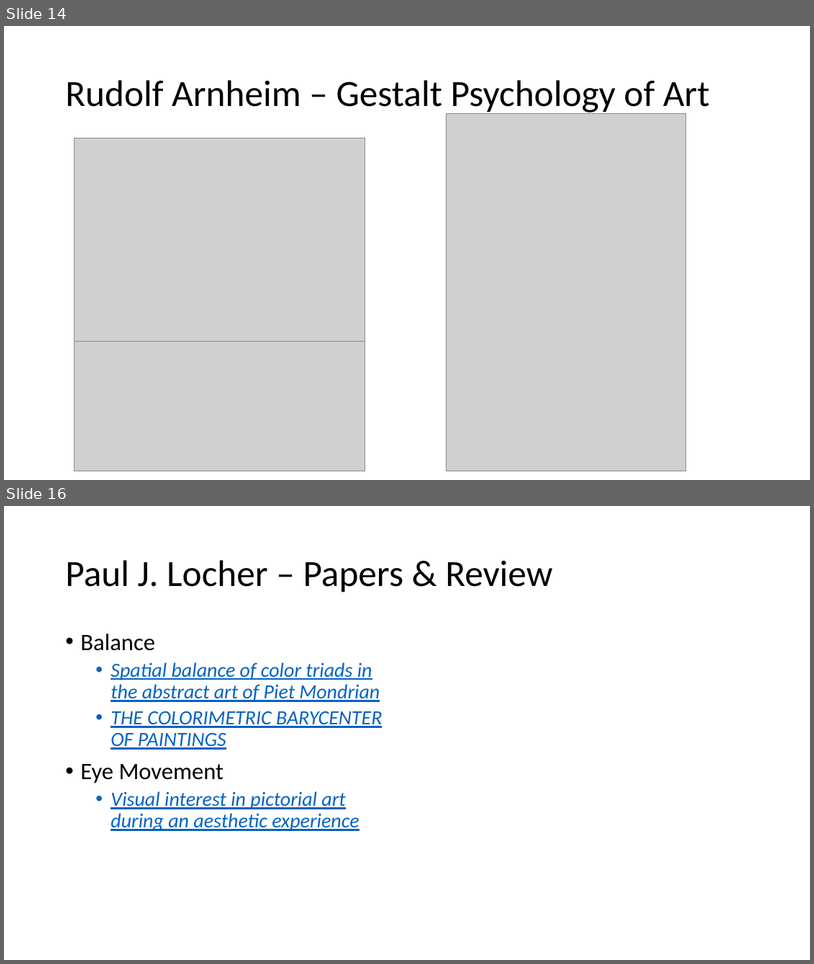
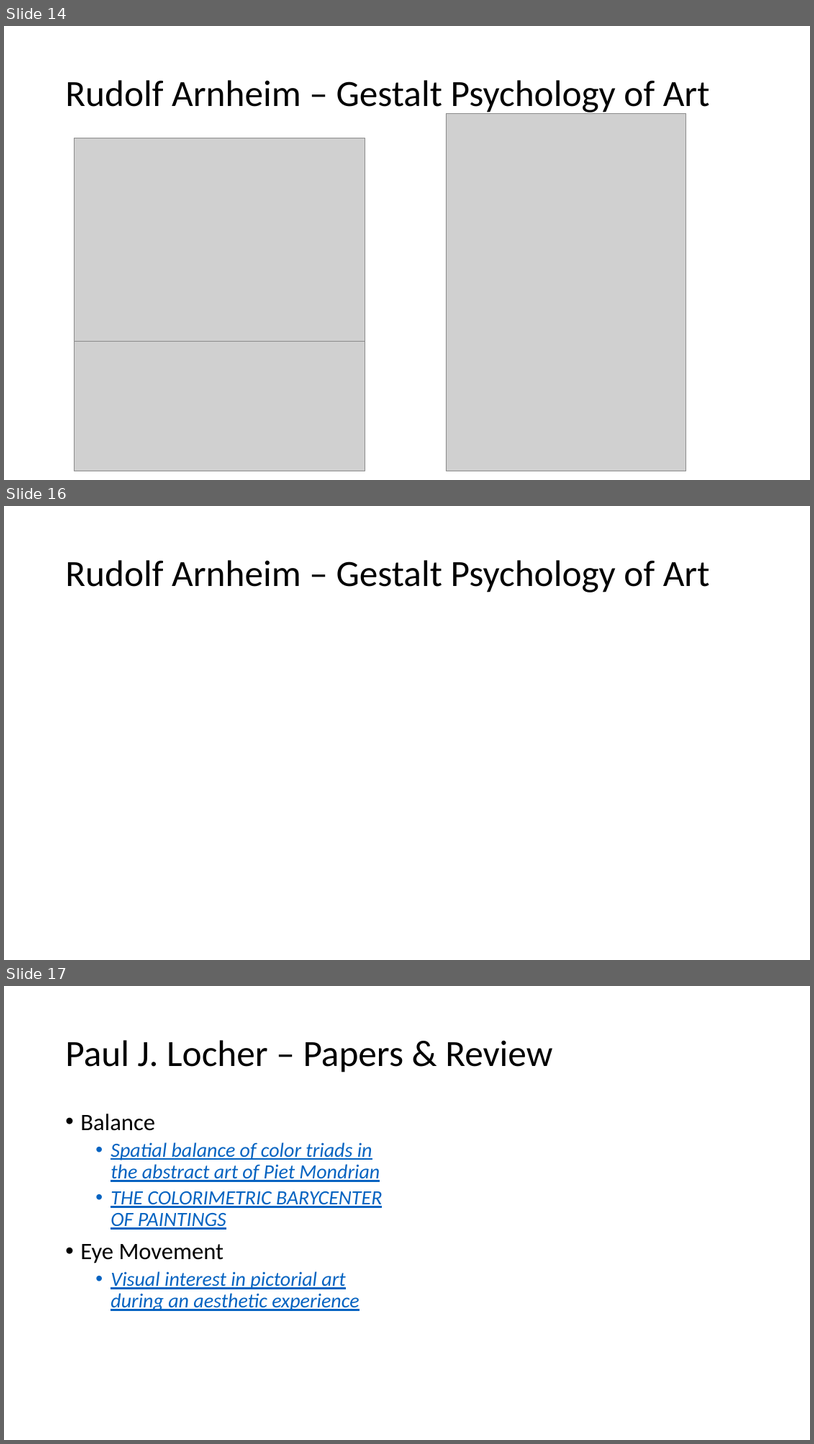
Before and after one commit to PatriciaXiao/Conclusion, a slide deck: Conclusion.pptx. Shown one above the other, each under a label of ours: slides 14 and 16 before the commit, slides 14, 16 and 17 after it; the slides between them are not shown. The pictures are 814x964 and 814x1444 pixels, drawn with LibreOffice and Linux fonts; fonts in the diff are those of the drawing; grey boxes stand for pictures. Boxes give left, top, right and bottom in pixels: in the first picture for what was removed or moved away, otherwise in the second. Text is boxed around its words. In the diff, an @@ line names an element or a change of style, - is before the commit and + after.

```diff
--- a/Conclusion.pptx
+++ b/Conclusion.pptx
@@ slide 16 added at (4, 506, 810, 960), background #FFFFFF @@
@@ title added at (65, 560, 710, 592), 44 pt, text #000000 @@
+Rudolf Arnheim – Gestalt Psychology of Art
@@ what was slide 16 is now slide 17 @@
```
Also in this commit, not shown: 1 slide changed, 1 other file.
